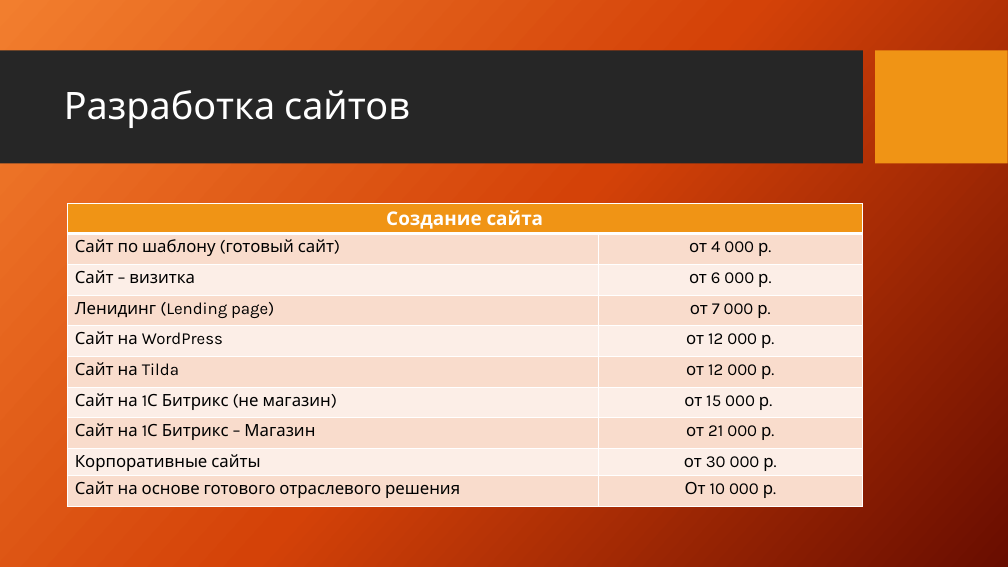
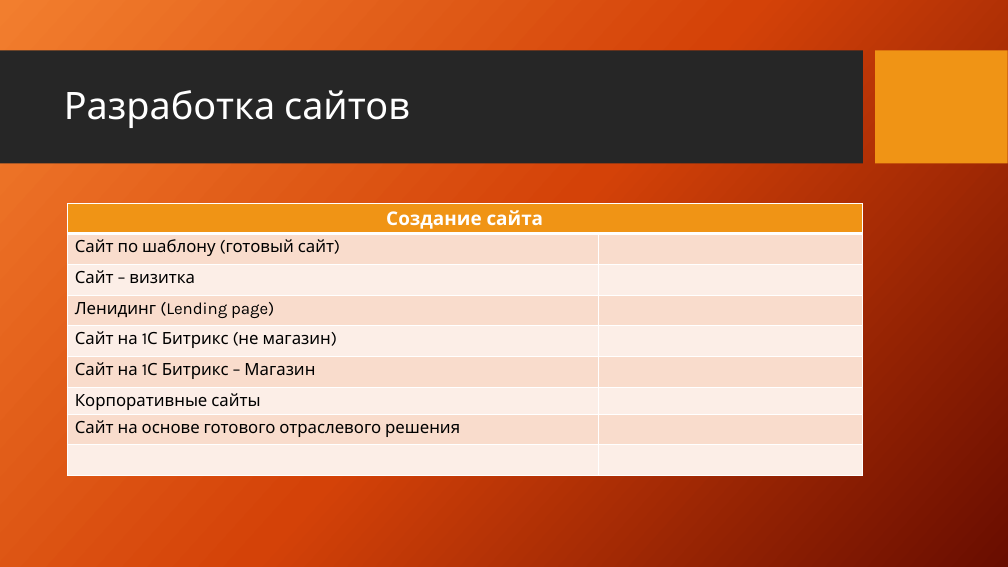
Before and after one commit to shazam-dev/seo-cy.ru, a slide deck: slide 2 of public/Прайс по разработке сайтов, интернет продвижению и.pptx. Drawn at 1008x567 pixels with LibreOffice and Linux fonts; fonts in the diff are those of the drawing; background and template pictures are left out. Boxes give left, top, right and bottom in pixels: in the first picture for what was removed or moved away, otherwise in the second. Text is boxed around its words. In the diff, an @@ line names an element or a change of style, - is before the commit and + after.

```diff
--- a/public/Прайс по разработке сайтов, интернет продвижению и.pptx
+++ b/public/Прайс по разработке сайтов, интернет продвижению и.pptx
@@ table at (67,204,863,477) @@
-row 2: Сайт по шаблону (готовый сайт) | от 4 000 р.
-row 3: Сайт – визитка | от 6 000 р.
-row 4: Ленидинг (Lending page) | от 7 000 р.
-row 5: Сайт на WordPress | от 12 000 р.
-row 6: Сайт на Tilda | от 12 000 р.
-row 7: Сайт на 1С Битрикс (не магазин) | от 15 000 р.
-row 8: Сайт на 1С Битрикс – Магазин | от 21 000 р.
-row 9: Корпоративные сайты | от 30 000 р.
-row 10: Сайт на основе готового отраслевого решения | От 10 000 р.
+row 2: Сайт по шаблону (готовый сайт) | 
+row 3: Сайт – визитка | 
+row 4: Ленидинг (Lending page) | 
+row 5: Сайт на 1С Битрикс (не магазин) | 
+row 6: Сайт на 1С Битрикс – Магазин | 
+row 7: Корпоративные сайты | 
+row 8: Сайт на основе готового отраслевого решения | 
+row 9:  | 
```
Also in this commit, not shown: 1 slide removed.
